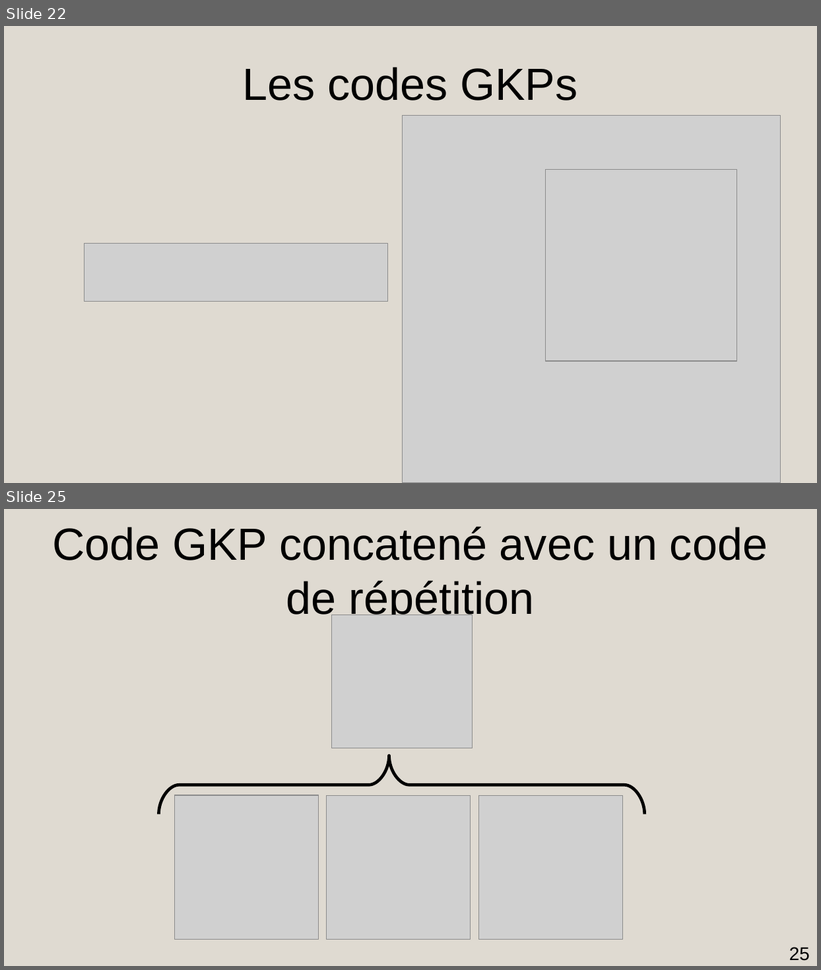
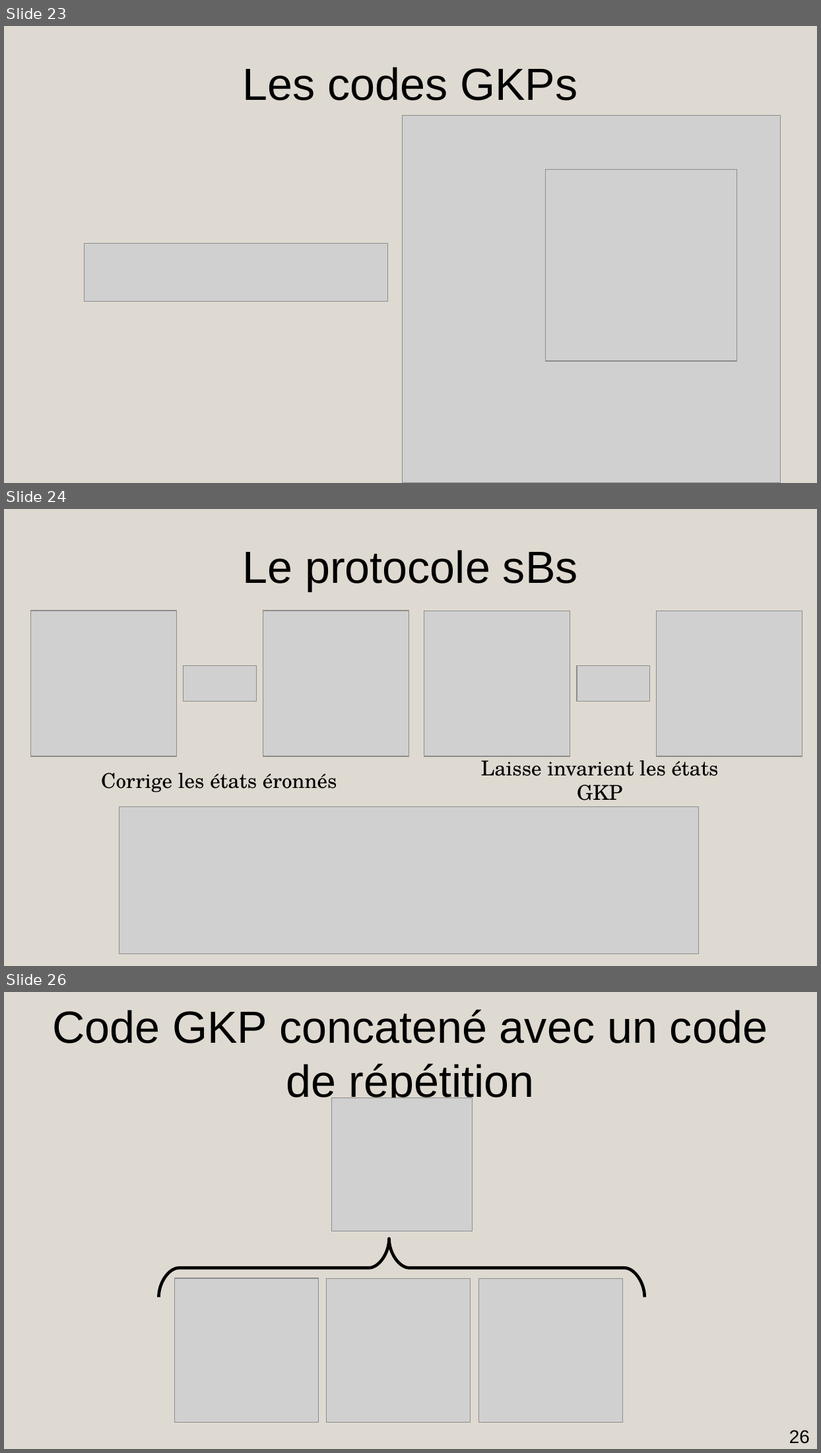
Before and after one commit to AmdaU/presentations, a slide deck: Seminaire/Seminaire.odp. Shown one above the other, each under a label of ours: slides 22 and 25 before the commit, slides 23, 24 and 26 after it; the slides between them are not shown. The pictures are 821x970 and 821x1453 pixels, drawn with LibreOffice and Linux fonts; fonts in the diff are those of the drawing; grey boxes stand for pictures. Boxes give left, top, right and bottom in pixels: in the first picture for what was removed or moved away, otherwise in the second. Text is boxed around its words. In the diff, an @@ line names an element or a change of style, - is before the commit and + after.

```diff
--- a/Seminaire/Seminaire.odp
+++ b/Seminaire/Seminaire.odp
@@ slide 24 added at <box>4,509,817,966</box>, background #DFDAD1 @@
@@ title added at <box>242,550,578,591</box>, 44 pt, text #000000 @@
+Le protocole sBs
@@ picture added at <box>30,611,177,757</box> @@
@@ picture added at <box>263,611,409,757</box> @@
@@ picture added at <box>424,611,571,757</box> @@
@@ picture added at <box>657,611,803,757</box> @@
@@ picture added at <box>184,665,256,702</box> @@
@@ picture added at <box>578,666,650,702</box> @@
@@ title added at <box>481,755,719,807</box>, 20 pt, text #000000 @@
+Laisse invarient les états GKP
@@ title added at <box>101,773,337,793</box>, 20 pt, text #000000 @@
+Corrige les états éronnés
@@ picture added at <box>119,807,699,955</box> @@
@@ what was slide 22 is now slide 23 @@
@@ what was slide 25 is now slide 26 @@
@@ page number at <box>789,1430,810,1444</box>: text changed @@
-25
+26
```
Also in this commit, not shown: 4 slides changed, 5 other slides added, 5 slides removed, 50 other files.
